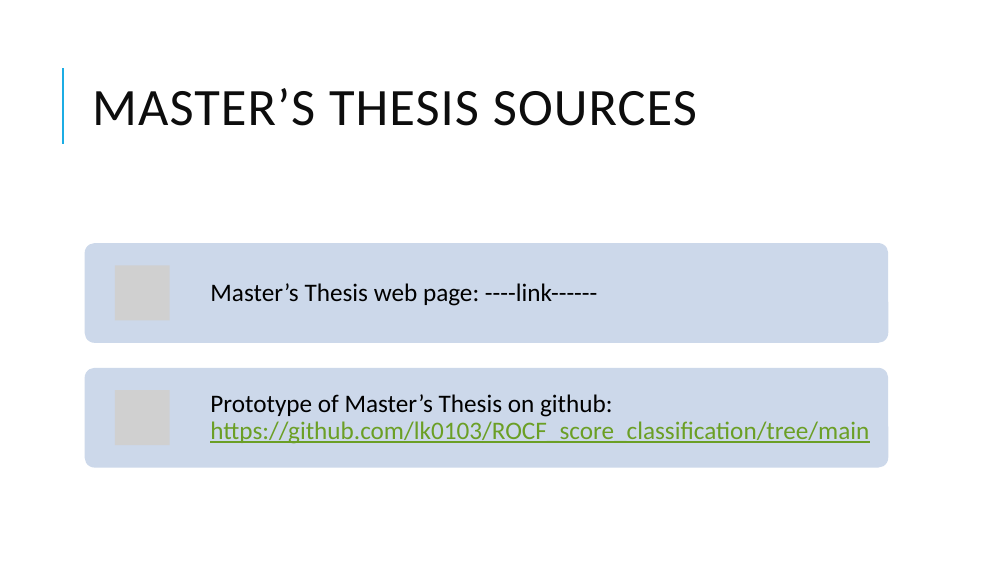
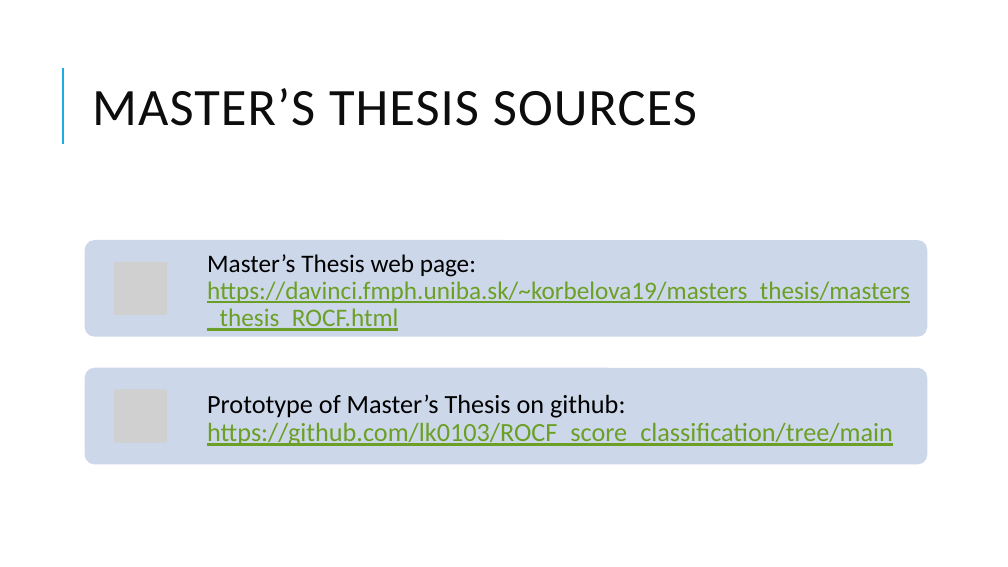
Before and after one commit to lk0103/ROCF_score_classification, a slide deck: slide 13 of ROCF_master_thesis_PS1_Korbelova.pptx. Drawn at 1008x567 pixels with LibreOffice and Linux fonts; fonts in the diff are those of the drawing; grey boxes stand for pictures. Boxes give left, top, right and bottom in pixels: in the first picture for what was removed or moved away, otherwise in the second. Text is boxed around its words. In the diff, an @@ line names an element or a change of style, - is before the commit and + after.

Commit message:
update presentation

```diff
--- a/ROCF_master_thesis_PS1_Korbelova.pptx
+++ b/ROCF_master_thesis_PS1_Korbelova.pptx
@@ rounded rectangle: place and size @@
-rounded rectangle at [85,243,889,343]
+rounded rectangle at [85,240,928,337]
@@ picture: place and size @@
-picture at [115,265,170,321]
+picture at [114,262,167,315]
@@ text at [207,254,910,331]: text changed; text colour #000000 to #6B9F25 @@
-Master’s Thesis web page: ----link------
+Master’s Thesis web page: https://davinci.fmph.uniba.sk/~korbelova19/masters_thesis/masters_thesis_ROCF.html
@@ rounded rectangle: place and size @@
-rounded rectangle at [85,368,889,468]
+rounded rectangle at [85,368,928,464]
@@ text "Prototype of Master’s Thesis on ..." at [207,394,893,446]: size 24 to 25 pt @@
```
